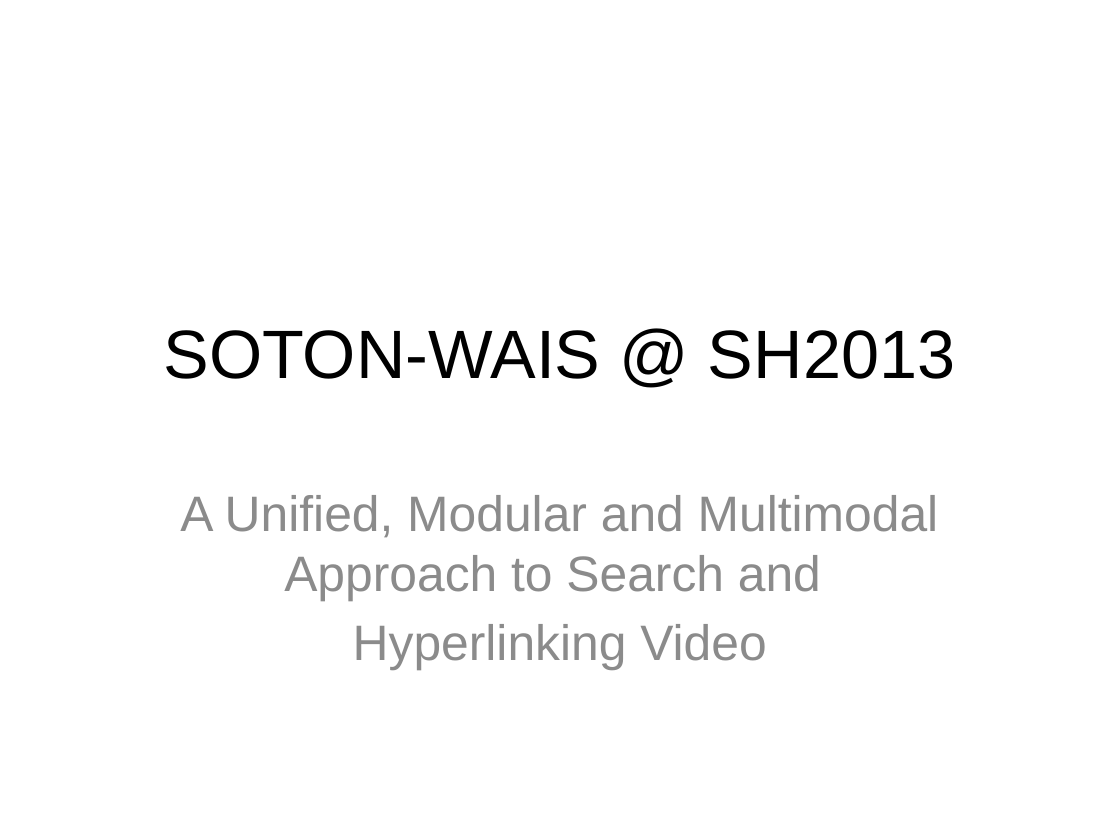
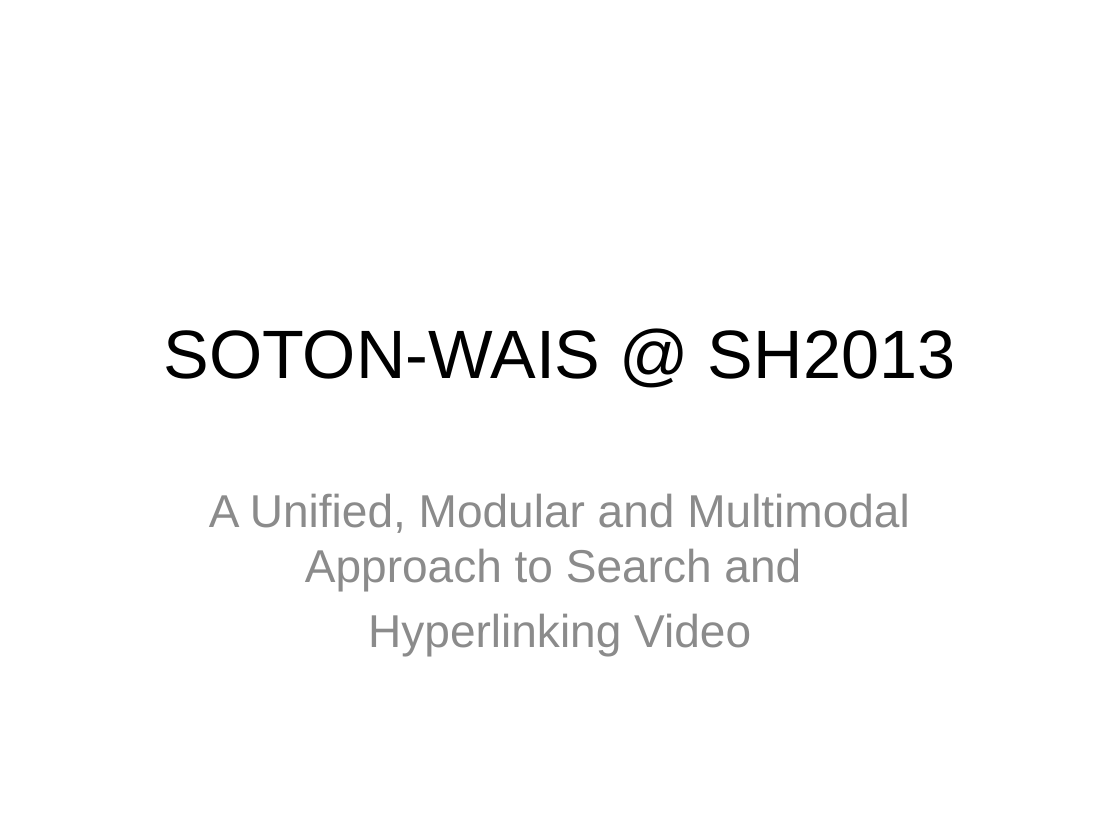
Before and after one commit to daviesjamie/soton-mediaeval2013, a slide deck: slide 1 of presentations/searchhyper.pptx. Drawn at 1120x840 pixels with LibreOffice and Linux fonts; fonts in the diff are those of the drawing; background and template pictures are left out. Boxes give left, top, right and bottom in pixels: in the first picture for what was removed or moved away, otherwise in the second. Text is boxed around its words. In the diff, an @@ line names an element or a change of style, - is before the commit and + after.

Commit message:
fix fonts

```diff
--- a/presentations/searchhyper.pptx
+++ b/presentations/searchhyper.pptx
@@ subtitle "A Unified, Modular and Multimodal ..." at (209, 493, 909, 656): size 32 to 29.6 pt @@
```
Also in this commit, not shown: 1 other slide changed.
